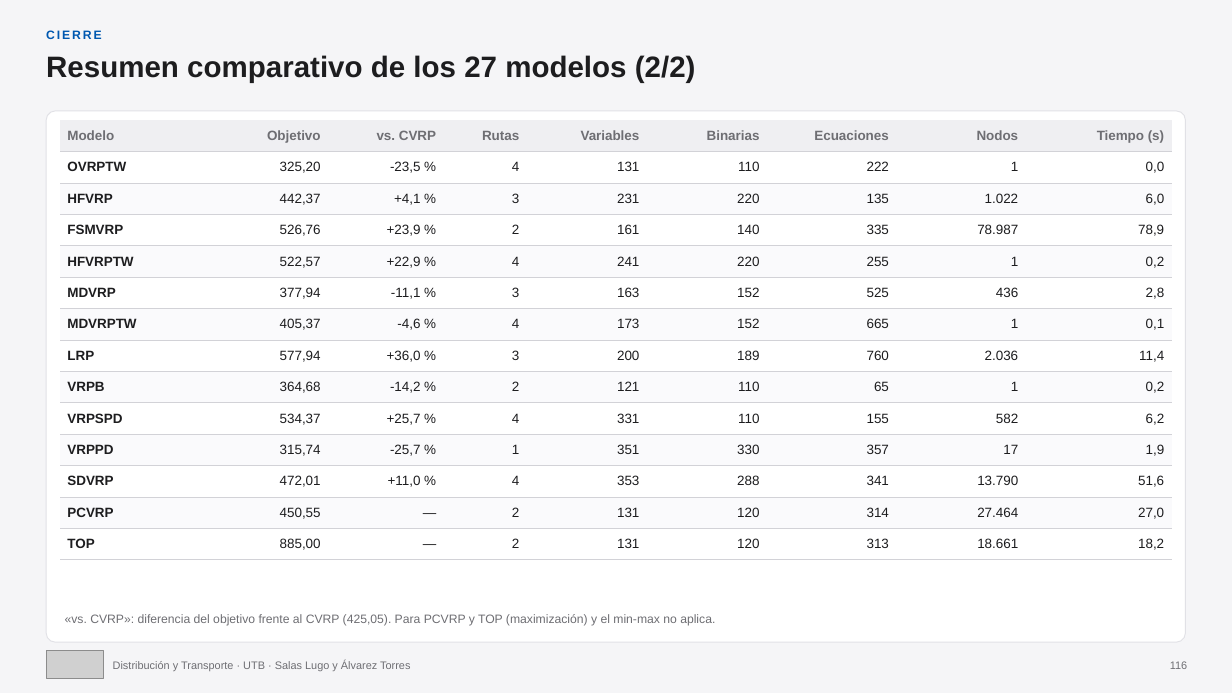
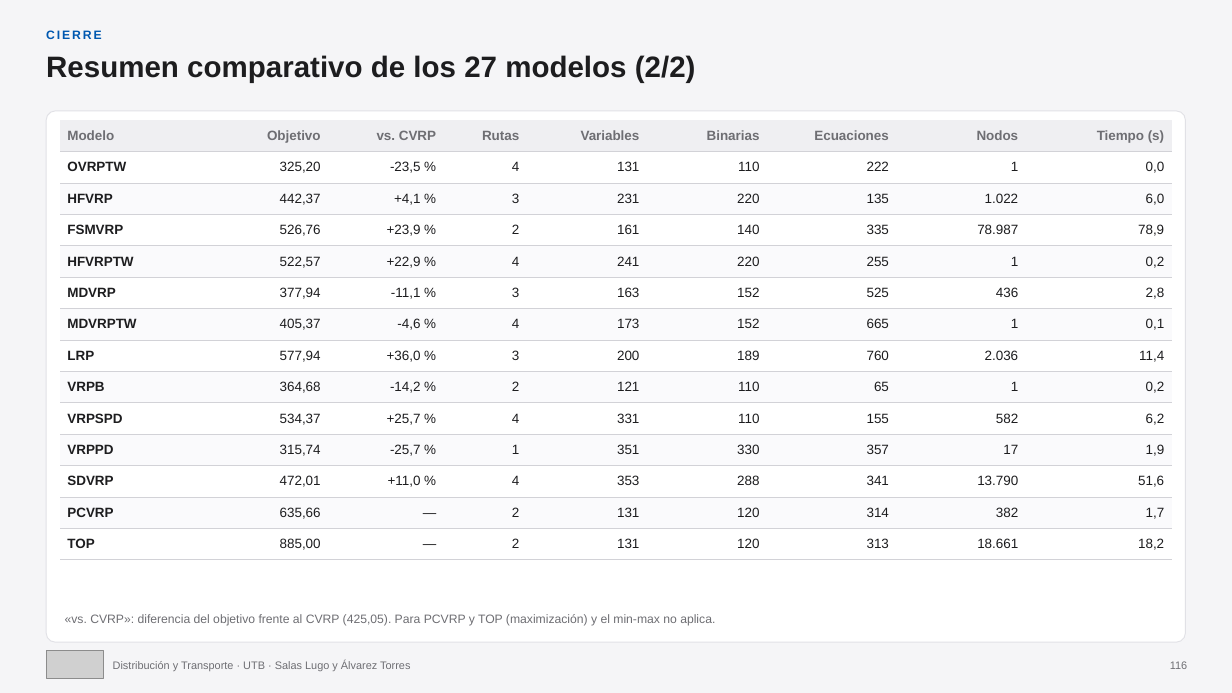
Before and after one commit to sebastianslg/grafosapp, a slide deck: slide 116 of Exposicion_Modelos_VRP_GAMS.pptx. Drawn at 1232x693 pixels with LibreOffice and Linux fonts; fonts in the diff are those of the drawing; grey boxes stand for pictures. Boxes give left, top, right and bottom in pixels: in the first picture for what was removed or moved away, otherwise in the second. Text is boxed around its words. In the diff, an @@ line names an element or a change of style, - is before the commit and + after.

```diff
--- a/Exposicion_Modelos_VRP_GAMS.pptx
+++ b/Exposicion_Modelos_VRP_GAMS.pptx
@@ table at [60, 120, 1172, 554] @@
-row 13: PCVRP | 450,55 | — | 2 | 131 | 120 | 314 | 27.464 | 27,0
+row 13: PCVRP | 635,66 | — | 2 | 131 | 120 | 314 | 382 | 1,7
```
Also in this commit, not shown: 4 other slides changed, 25 other files.
